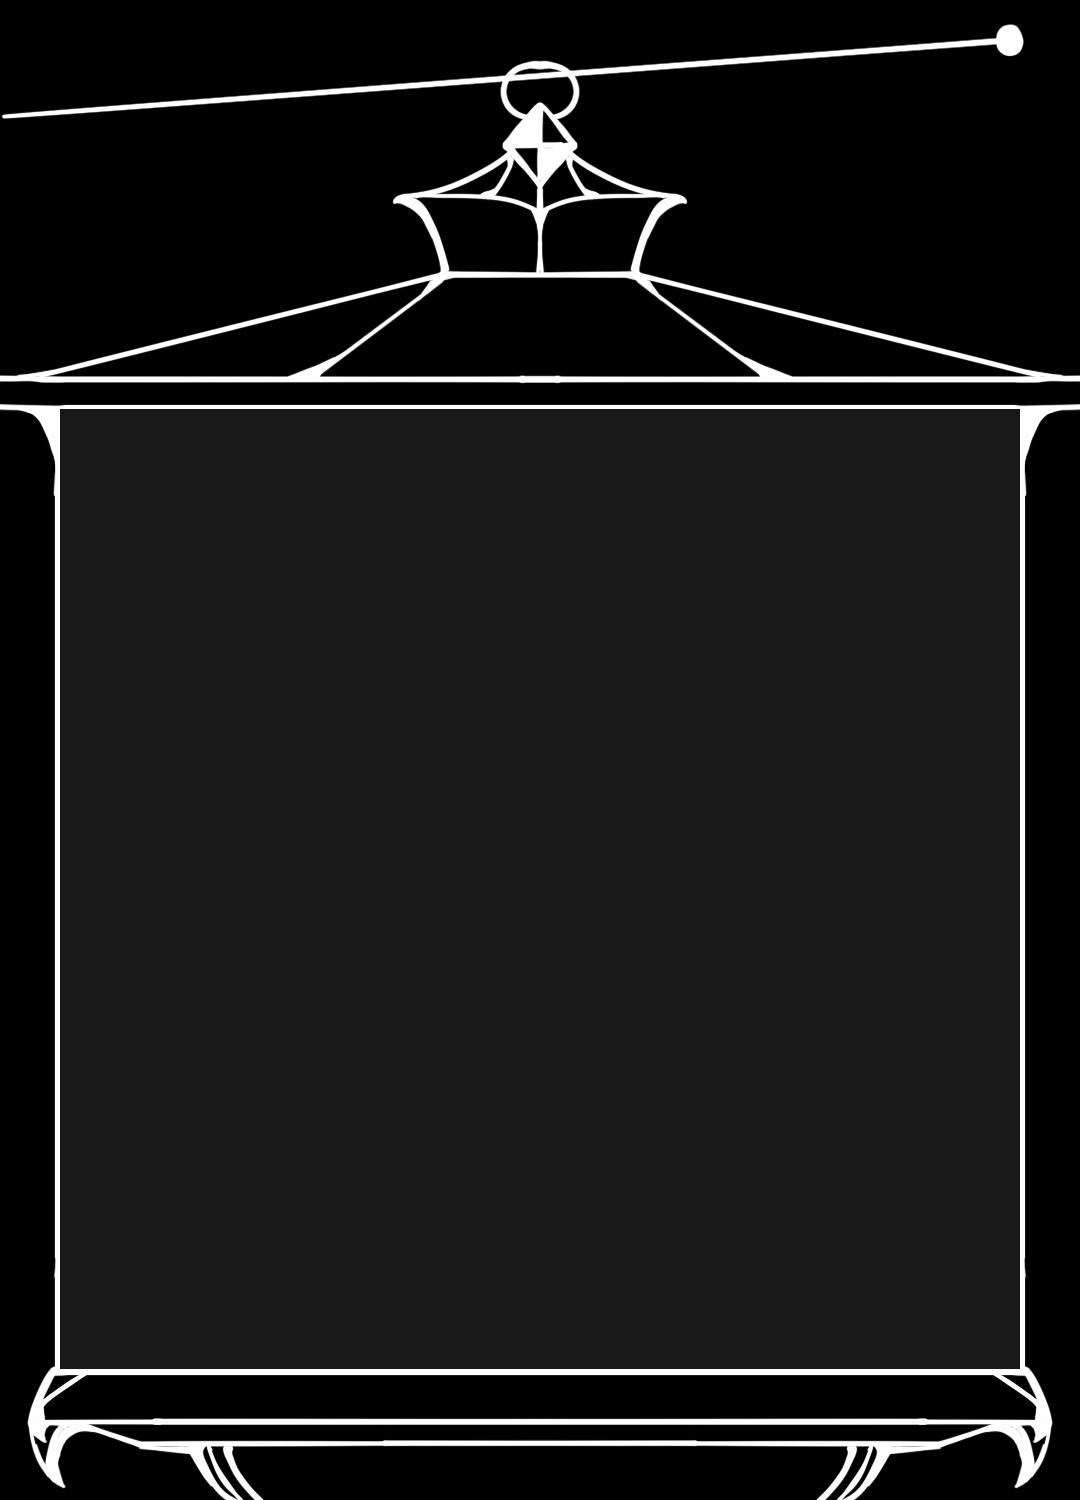
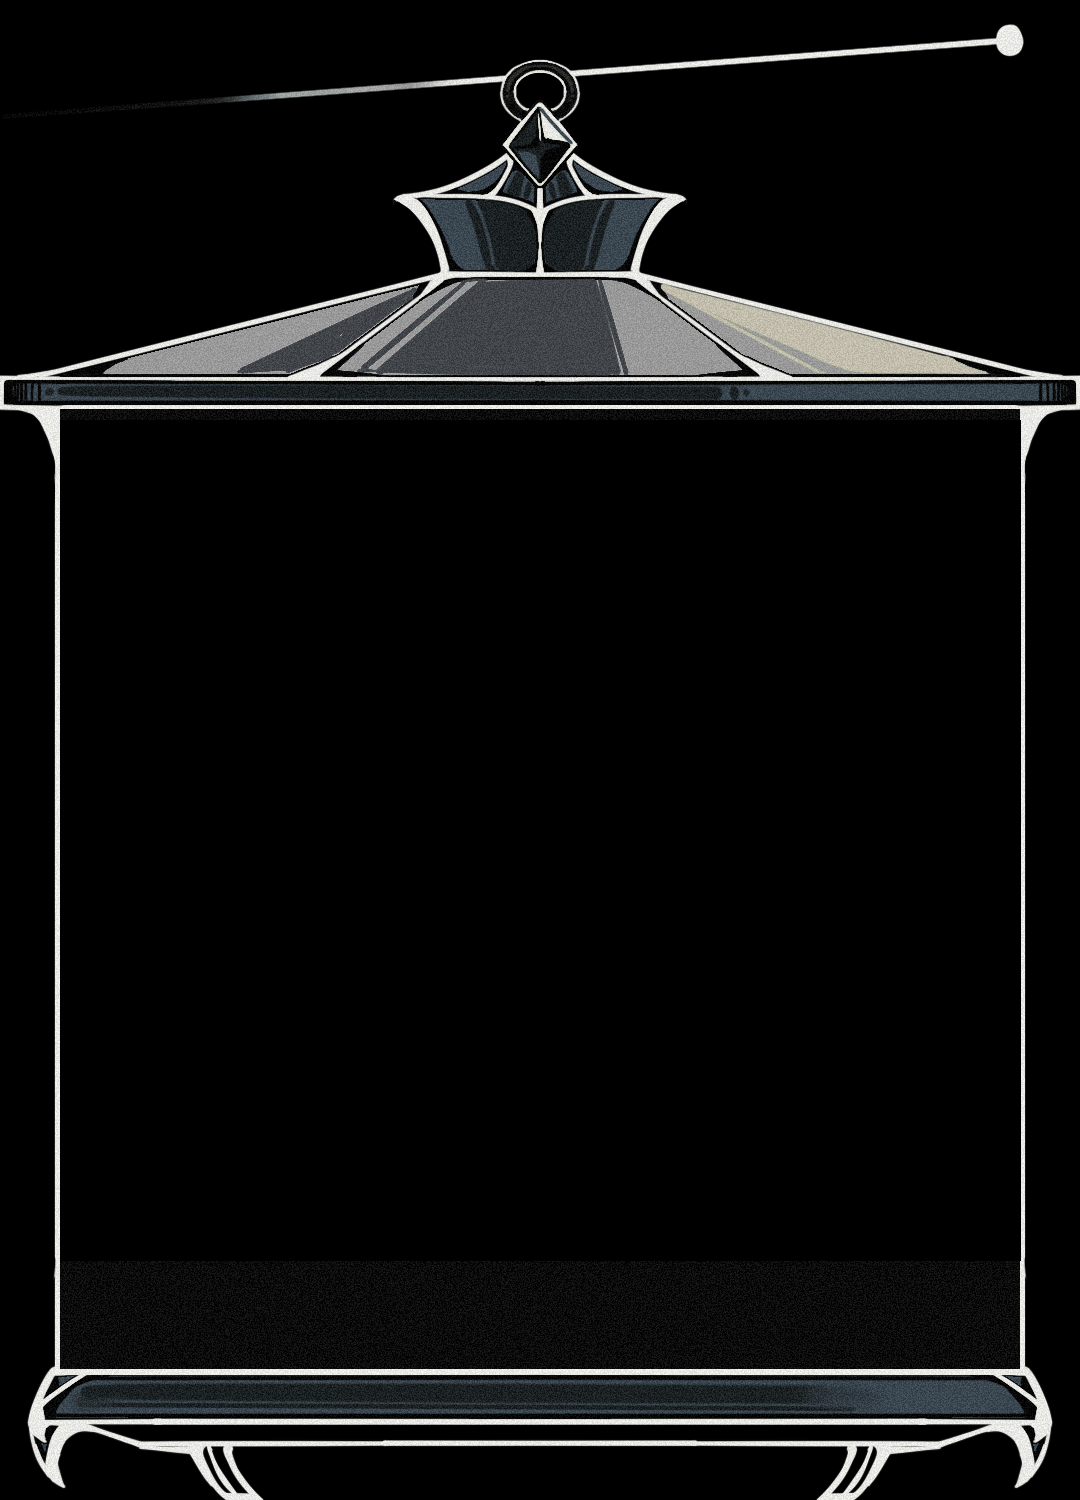
Layered file, before and after one edit (1080x1500). Changes by layer:
added layer "CenterBlackCover" above "레이어 1" over [left=60, top=420, right=1021, bottom=1261]
hid "레이어 1" (2nd of 3), painted on it over [left=0, top=24, right=1080, bottom=1500]
added layer "레이어 1" (3rd of 3) above "배경" over [left=0, top=24, right=1080, bottom=1500]